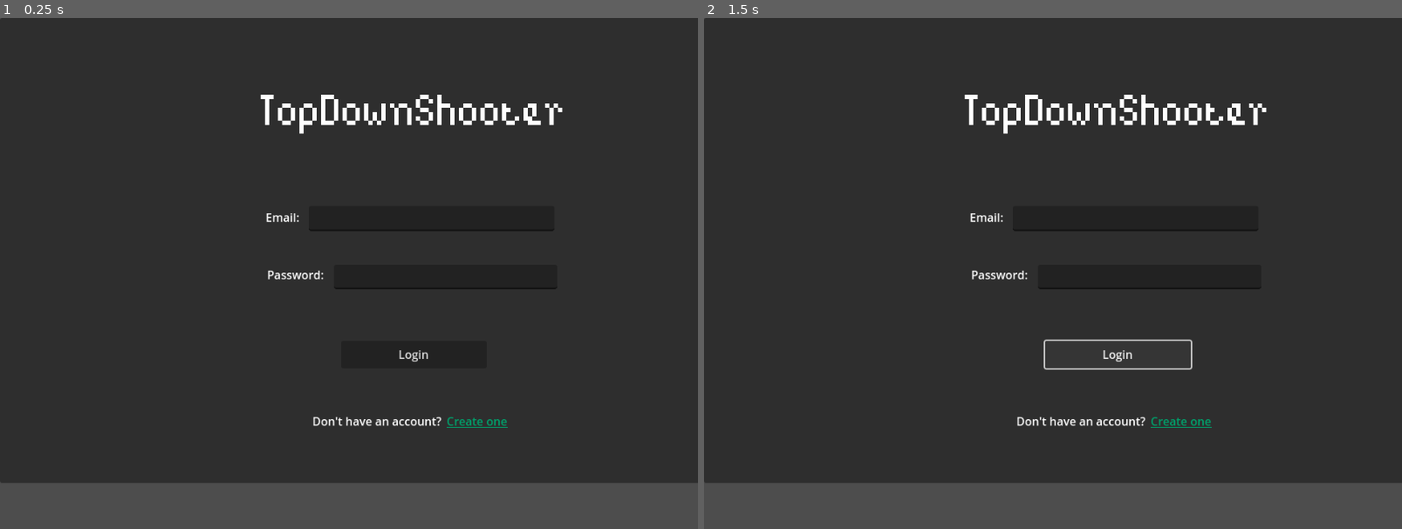
Above: before the commit, frames 1-2 (left to right).
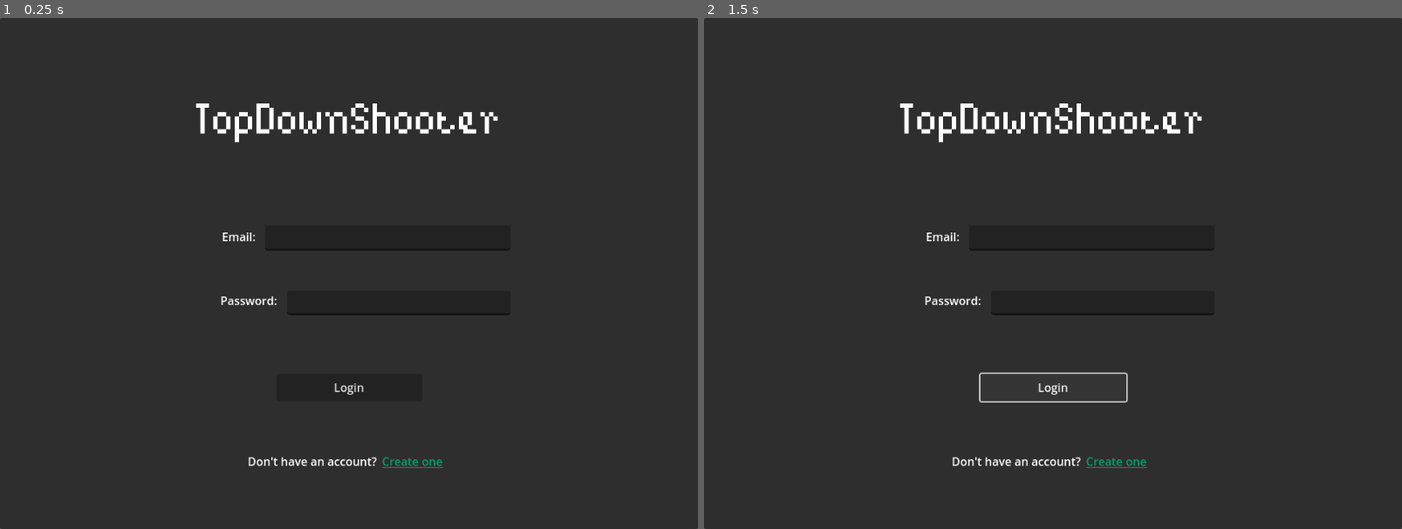
Above: after the commit, the same moments.

Repository: Kowagatte/TDClient
Game: Godot game, scene res://screens/LoginScreen.tscn
The game is run twice, just before and just after one commit, with the same random seed, the same clock (stepped at 60 frames per second) and the same inputs. This scene is started directly instead of the project's main scene.
Inputs:
- Up to frame 1 (0.25 s): no input
- Up to frame 2 (1.5 s): click "Login" at 0.5 s; tap Enter at 1.25 s; hold D (move_right) from 1.28 s (still down)

The runs differ from the first frame. In frame 1, 11% of the frame differs, in the area x 0-100%, y 0-100%; in frame 2, 12%.

Commit message:
Fixed resolution of Login Screen

Diff:
--- a/screens/LoginScreen.tscn
+++ b/screens/LoginScreen.tscn
@@ -10,8 +10,8 @@
 
 [node name="Panel" type="Panel" parent="."]
 layout_mode = 0
-offset_right = 1152.0
-offset_bottom = 648.0
+offset_right = 972.0
+offset_bottom = 712.0
 
 [node name="Title" type="Label" parent="Panel"]
 layout_mode = 1
@@ -32,53 +32,57 @@
 vertical_alignment = 1
 
 [node name="Email" type="Label" parent="Panel"]
-layout_mode = 0
-anchor_left = 0.353
-anchor_top = 0.429
-anchor_right = 0.353
-anchor_bottom = 0.429
-offset_left = -36.472
-offset_top = -12.4
-offset_right = 11.528
-offset_bottom = 15.6
+layout_mode = 1
+anchors_preset = -1
+anchor_left = 0.342
+anchor_top = 0.431
+anchor_right = 0.342
+anchor_bottom = 0.431
+offset_left = -23.8
+offset_top = -13.696
+offset_right = 24.2
+offset_bottom = 14.304
 text = "Email:"
 
 [node name="EmailEnter" type="LineEdit" parent="Panel/Email"]
 layout_mode = 1
-anchors_preset = 4
-anchor_top = 0.5
-anchor_bottom = 0.5
-offset_left = 60.0
-offset_top = -18.0
-offset_right = 402.0
-offset_bottom = 17.0
+anchors_preset = -1
+anchor_left = 4.812
+anchor_top = 0.482
+anchor_right = 4.812
+anchor_bottom = 0.482
+offset_left = -170.976
+offset_top = -17.496
+offset_right = 171.024
+offset_bottom = 17.504
 grow_vertical = 2
 caret_blink = true
 caret_blink_interval = 0.5
 
 [node name="Password" type="Label" parent="Panel"]
-layout_mode = 0
-anchor_left = 0.364
-anchor_top = 0.55
-anchor_right = 0.364
-anchor_bottom = 0.551
-offset_left = -47.736
-offset_top = -10.0
-offset_right = 38.264
-offset_bottom = 17.4
+layout_mode = 1
+anchors_preset = -1
+anchor_left = 0.36
+anchor_top = 0.556
+anchor_right = 0.36
+anchor_bottom = 0.556
+offset_left = -43.128
+offset_top = -13.888
+offset_right = 42.872
+offset_bottom = 14.16
 text = "Password:"
 
 [node name="PasswordEnter" type="LineEdit" parent="Panel/Password"]
 layout_mode = 1
 anchors_preset = -1
-anchor_left = 0.138
-anchor_top = 0.524
-anchor_right = 0.138
-anchor_bottom = 0.524
-offset_left = 81.132
-offset_top = -16.6972
-offset_right = 392.132
-offset_bottom = 17.3028
+anchor_left = 2.89
+anchor_top = 0.535
+anchor_right = 2.89
+anchor_bottom = 0.535
+offset_left = -155.54
+offset_top = -17.0057
+offset_right = 155.46
+offset_bottom = 16.9943
 max_length = 24
 secret = true
 caret_blink = true
@@ -86,15 +90,15 @@
 
 [node name="CreateAccount" type="Label" parent="Panel"]
 layout_mode = 1
-anchors_preset = 7
+anchors_preset = -1
 anchor_left = 0.5
-anchor_top = 1.0
+anchor_top = 0.869
 anchor_right = 0.5
-anchor_bottom = 1.0
+anchor_bottom = 0.869
 offset_left = -141.5
-offset_top = -98.0
+offset_top = -13.112
 offset_right = 141.5
-offset_bottom = -72.0
+offset_bottom = 12.888
 grow_horizontal = 2
 grow_vertical = 0
 text = "Don't have an account?"
@@ -114,7 +118,8 @@
 text = "Create one"
 
 [node name="ErrorMessage" type="Label" parent="Panel"]
-layout_mode = 0
+layout_mode = 1
+anchors_preset = -1
 anchor_left = 0.521
 anchor_top = 0.323
 anchor_right = 0.521
@@ -136,9 +141,9 @@
 anchor_right = 0.5
 anchor_bottom = 0.724
 offset_left = -101.5
-offset_top = -19.152
+offset_top = -19.1521
 offset_right = 101.5
-offset_bottom = 18.848
+offset_bottom = 18.8479
 grow_horizontal = 2
 grow_vertical = 0
 text = "Login"
